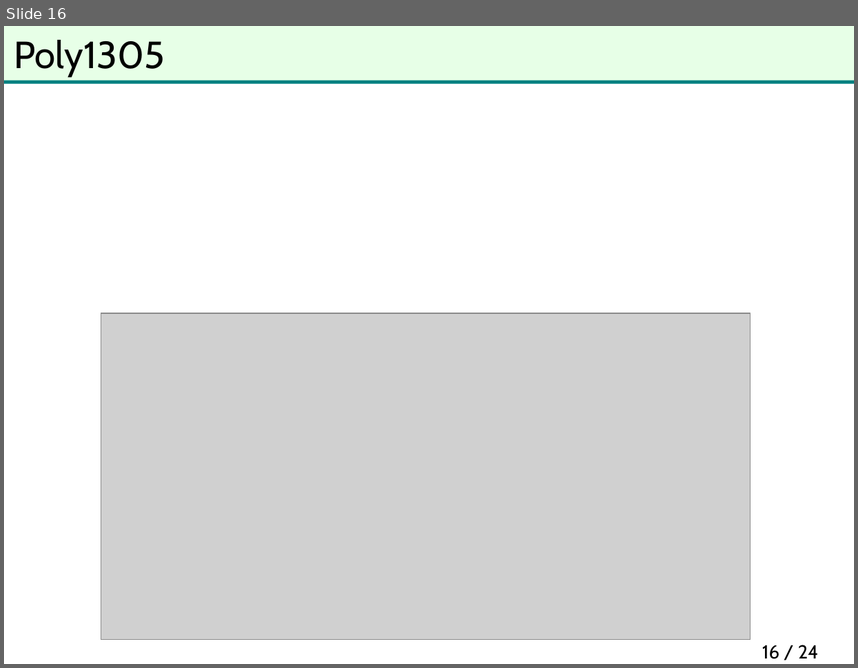
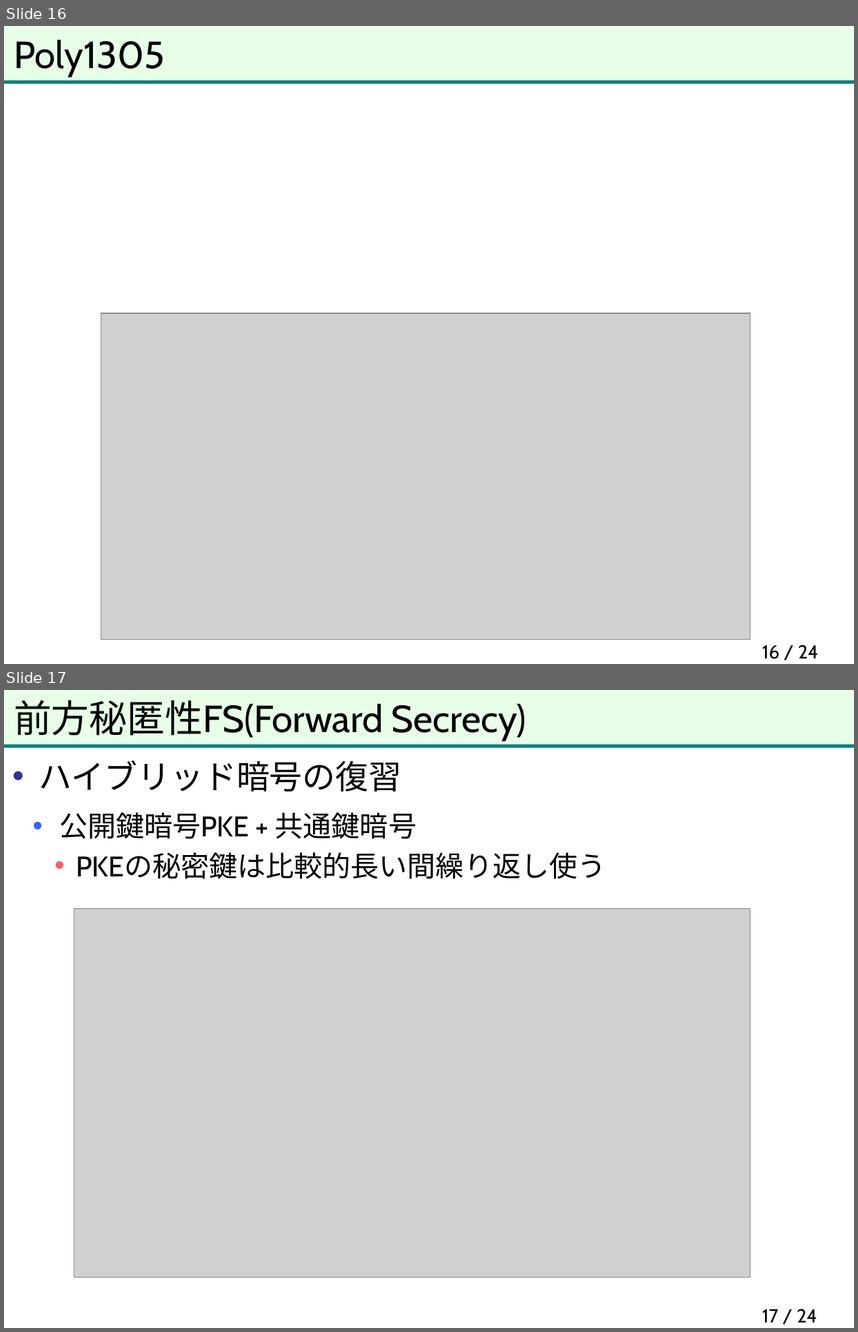
Before and after one commit to herumi/anninbon, a slide deck: lec/anninbon9.pptx. Shown one above the other, each under a label of ours: slide 16 before the commit, slides 16 and 17 after it. The pictures are 858x668 and 858x1332 pixels, drawn with LibreOffice and Linux fonts; fonts in the diff are those of the drawing; grey boxes stand for pictures; background and template pictures are left out. Boxes give left, top, right and bottom in pixels: in the first picture for what was removed or moved away, otherwise in the second. Text is boxed around its words. In the diff, an @@ line names an element or a change of style, - is before the commit and + after.

```diff
--- a/lec/anninbon9.pptx
+++ b/lec/anninbon9.pptx
@@ slide 17 added at [4, 690, 854, 1328], background #FFFFFF; not listed: 2 template elements that a slide beside it also shows @@
@@ title added at [14, 700, 526, 741], 32 pt, text #000000 @@
+前方秘匿性FS(Forward Secrecy)
@@ text added at [39, 760, 606, 879], 24 pt, text #000000 @@
+• ハイブリッド暗号の復習
+  • 公開鍵暗号PKE + 共通鍵暗号
+    • PKEの秘密鍵は比較的長い間繰り返し使う
@@ picture added at [74, 909, 751, 1276] @@
@@ page number added at [762, 1308, 818, 1322], 16 pt, text #000000 @@
+17 / 24
```
Also in this commit, not shown: 14 other slides added.
